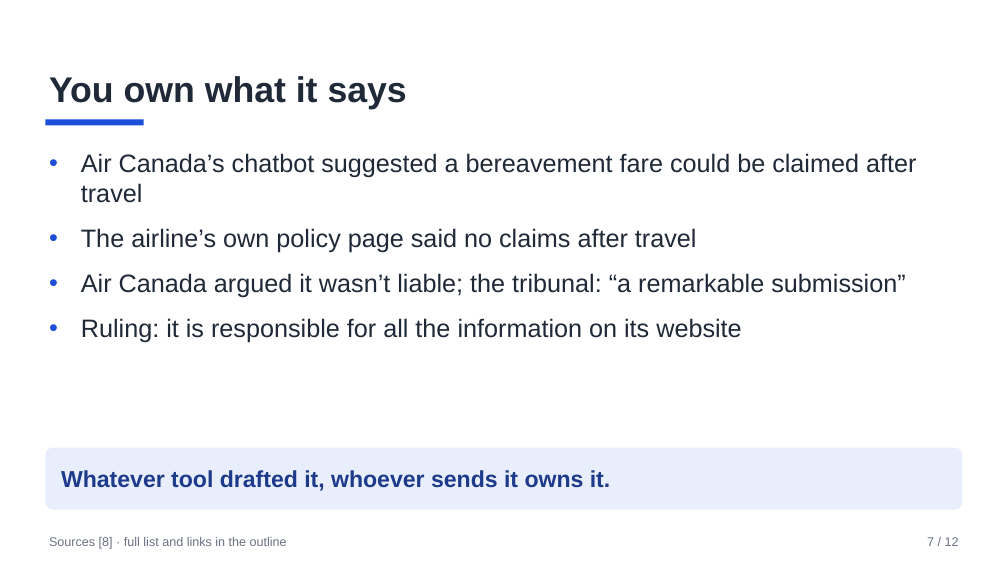
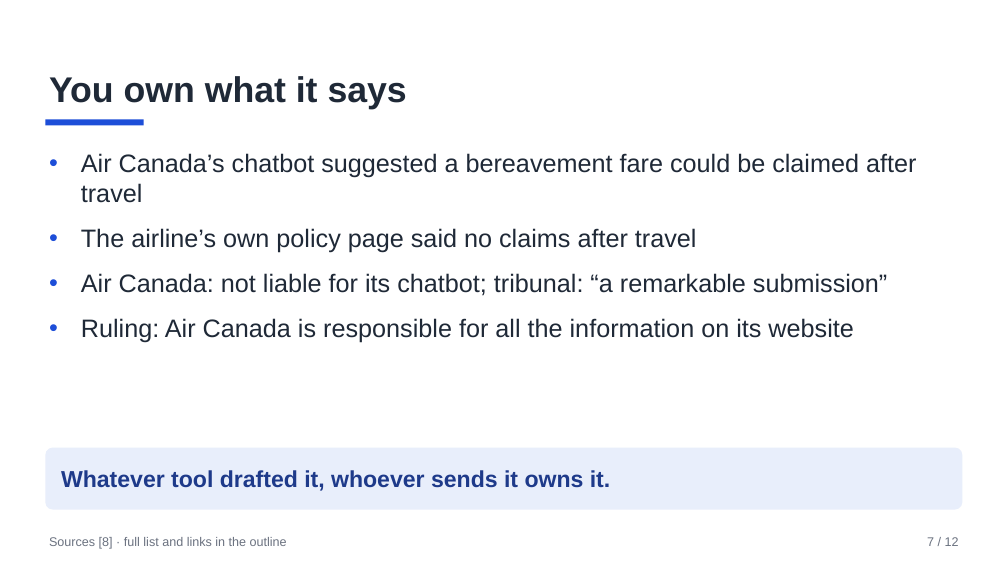
Before and after one commit to AnilKerai/applied-ai-handbook, a slide deck: slide 7 of 1-understand/talk-using-ai-at-work.pptx. Drawn at 1008x567 pixels with LibreOffice and Linux fonts; fonts in the diff are those of the drawing. Boxes give left, top, right and bottom in pixels: in the first picture for what was removed or moved away, otherwise in the second. Text is boxed around its words. In the diff, an @@ line names an element or a change of style, - is before the commit and + after.

```diff
--- a/1-understand/talk-using-ai-at-work.pptx
+++ b/1-understand/talk-using-ai-at-work.pptx
@@ text at (x1=81, y1=273, x2=887, y2=343): text changed @@
-• Air Canada argued it wasn’t liable; the tribunal: “a remarkable submission”
-• Ruling: it is responsible for all the information on its website
+• Air Canada: not liable for its chatbot; tribunal: “a remarkable submission”
+• Ruling: Air Canada is responsible for all the information on its website
```
Also in this commit, not shown: 8 other slides changed, 2 other files.
